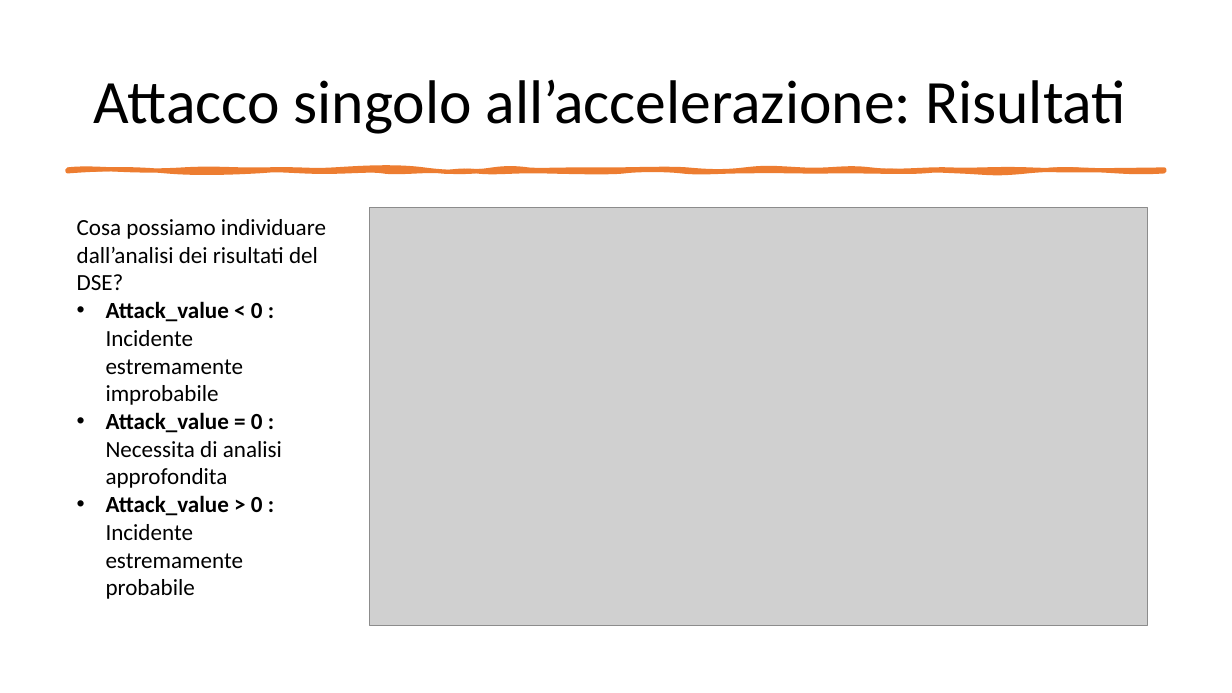
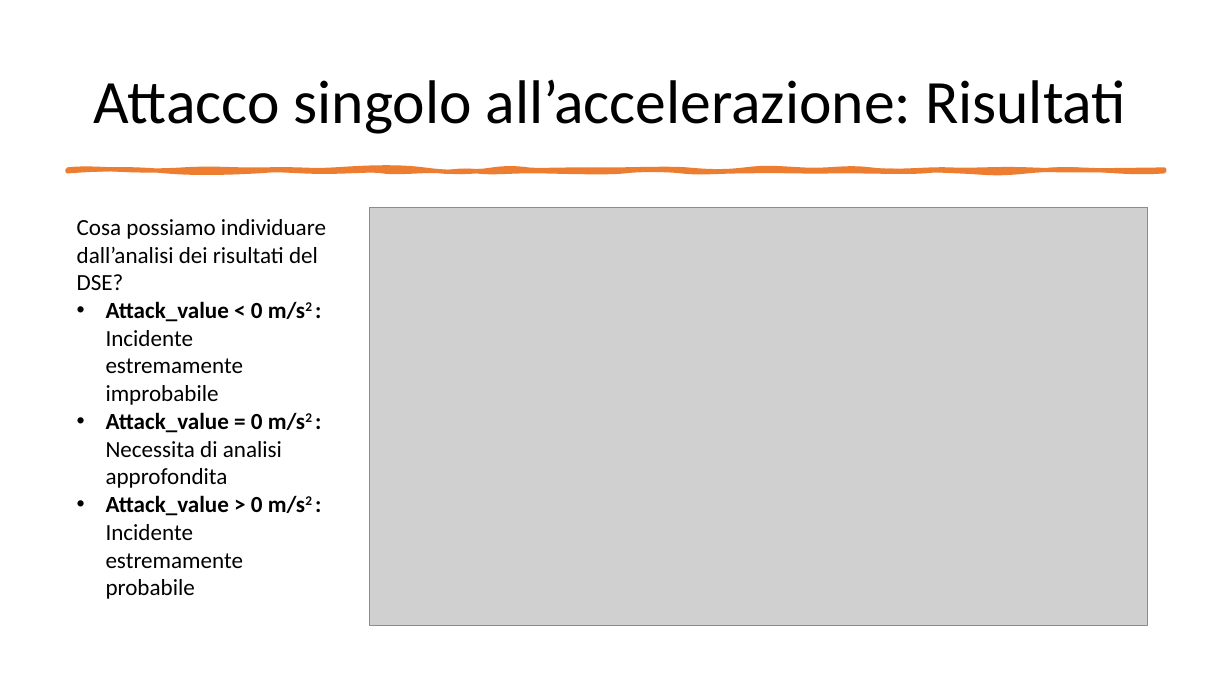
Before and after one commit to gerti98/FormalMethodsProject, a slide deck: slide 9 of Leading Car – Following Car.pptx. Drawn at 1232x693 pixels with LibreOffice and Linux fonts; fonts in the diff are those of the drawing; grey boxes stand for pictures. Boxes give left, top, right and bottom in pixels: in the first picture for what was removed or moved away, otherwise in the second. Text is boxed around its words. In the diff, an @@ line names an element or a change of style, - is before the commit and + after.

```diff
--- a/Leading Car – Following Car.pptx
+++ b/Leading Car – Following Car.pptx
@@ text at [106, 301, 305, 599]: text changed @@
-• Attack_value < 0 : Incidente estremamente improbabile
-• Attack_value = 0 : Necessita di analisi approfondita
-• Attack_value > 0 : Incidente estremamente probabile
+• Attack_value < 0 m/s2 : Incidente estremamente improbabile
+• Attack_value = 0 m/s2 : Necessita di analisi approfondita
+• Attack_value > 0 m/s2 : Incidente estremamente probabile
```
Also in this commit, not shown: 13 other slides changed.
